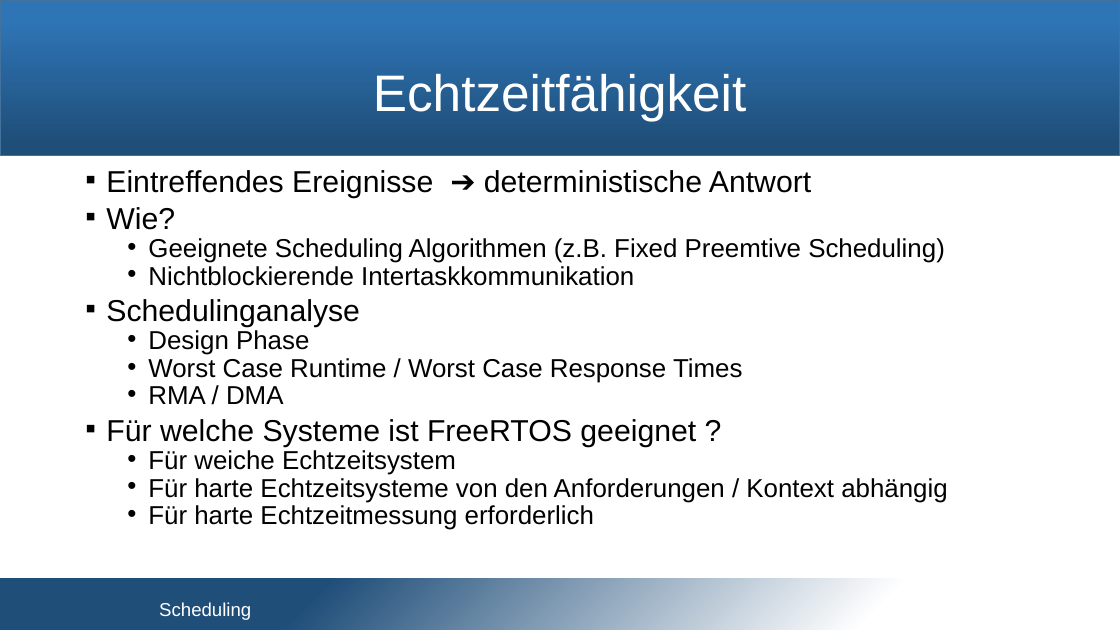
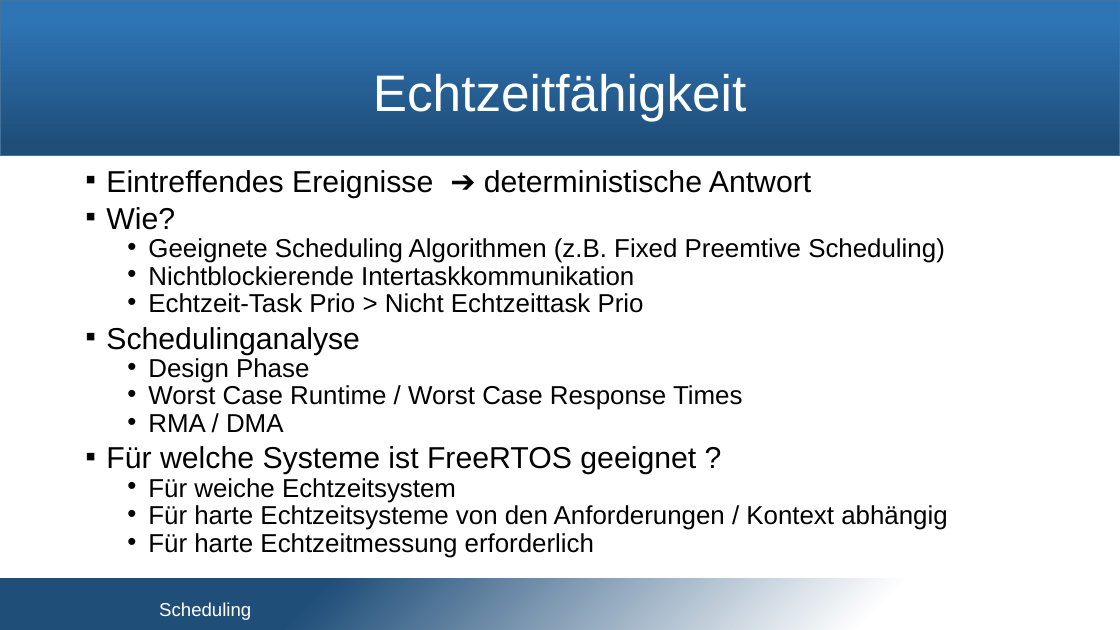
Before and after one commit to snobz/Seminar_BS_2017, a slide deck: slide 21 of Päsi/Seminar Betriebssysteme.pptx. Drawn at 1120x630 pixels with LibreOffice and Linux fonts; fonts in the diff are those of the drawing; background and template pictures are left out. Boxes give left, top, right and bottom in pixels: in the first picture for what was removed or moved away, otherwise in the second. Text is boxed around its words. In the diff, an @@ line names an element or a change of style, - is before the commit and + after.

```diff
--- a/Päsi/Seminar Betriebssysteme.pptx
+++ b/Päsi/Seminar Betriebssysteme.pptx
@@ text at [148,293,644,313]: paragraph added @@
+  • Echtzeit-Task Prio > Nicht Echtzeittask Prio
```
Also in this commit, not shown: 6 other slides changed.
